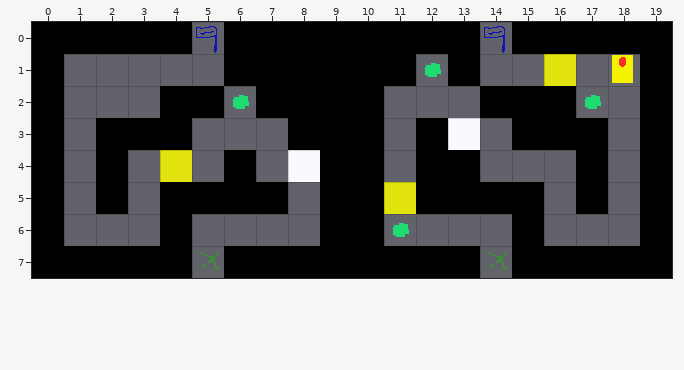
Tiled map: static/maps/test_map_2.tmx. Above is the file before it was changed.
Cells are 32x32 px. Shown: x 0..19, y 0..7.
New version:
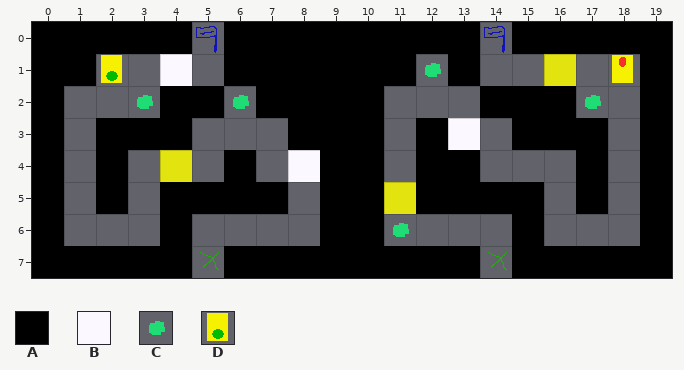
Key: from "tiles": A 0, B 1 "1", C 2, D 7.
_ is an empty cell.
Diff:
Changed rows in their new state; . is an unchanged cell.
Layer "Primary Layer":
first column x 1:
1 AD.B
2 ..C.
Boxes around the changes in both pictures, in picture pixels (x1, y1, x2, y2):
added: (64, 54, 192, 109)
